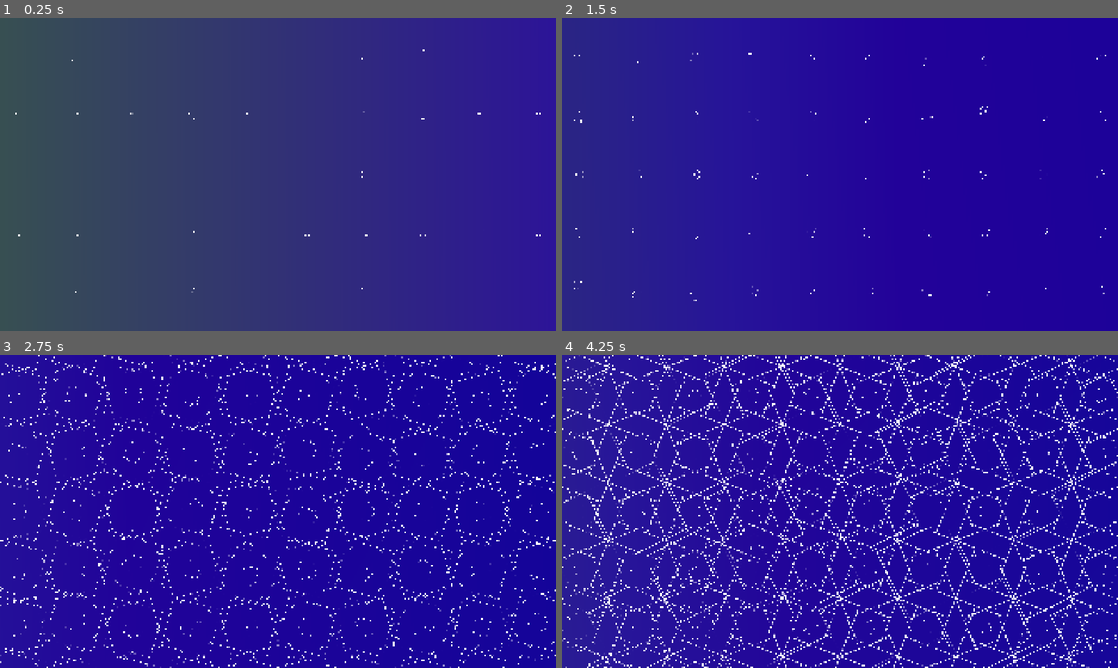
Above: before the commit, frames 1-4 (two rows, left to right).
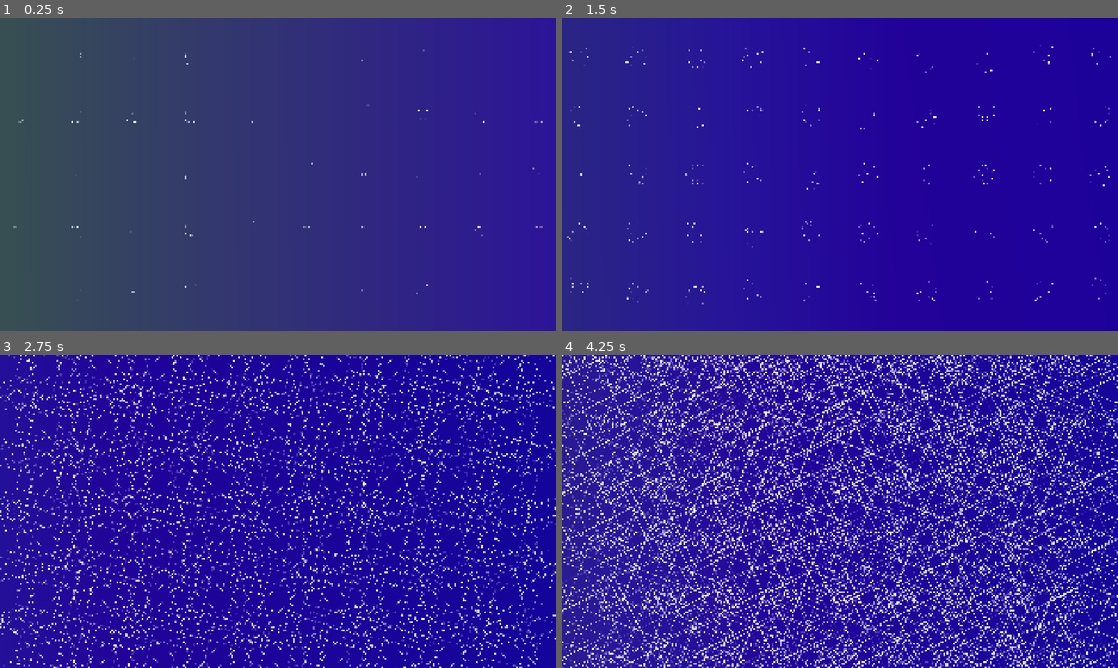
Above: after the commit, the same moments.

Repository: Juju-brz/GDVJ
Game: Godot game, scene res://templates/01_Superpositions_géométriques.tscn
Same seed, same stepped clock (60 frames per second), same inputs: the game is played once before the commit and once after it. The project has no main scene, so this scene is started directly.
Inputs (mouse positions are in pixels of both pictures, inside the frame that each line leads up to):
- Up to frame 1 (0.25 s): no input
- Up to frame 2 (1.5 s): tap Enter at 0.5 s; move the mouse to (962, 158) at 0.52 s; move the mouse to (728, 190) at 1.27 s
- Up to frame 3 (2.75 s): move the mouse to (333, 442) at 2.02 s
- Up to frame 4 (4.25 s): move the mouse to (812, 574) at 2.77 s; move the mouse to (1006, 558) at 3.52 s

The runs differ from the first frame. In frame 1, 0.2% of the frame differs, in the area x 2-98%, y 10-89%; in frame 2, 0.7%; in frame 3, 14%; in frame 4, 31%, in the area x 0-100%, y 0-100%.

Commit message:
Adding Shapes

Diff:
--- a/Svg/Circle.svg
+++ /dev/null
@@ -1,49 +0,0 @@
-<?xml version="1.0" encoding="UTF-8" standalone="no"?>
-<!-- Created with Inkscape (http://www.inkscape.org/) -->
-
-<svg
-   width="114.55133mm"
-   height="114.55133mm"
-   viewBox="0 0 114.55133 114.55133"
-   version="1.1"
-   id="svg1"
-   inkscape:version="1.4.2 (ebf0e940d0, 2025-05-08)"
-   sodipodi:docname="Circle.svg"
-   xmlns:inkscape="http://www.inkscape.org/namespaces/inkscape"
-   xmlns:sodipodi="http://sodipodi.sourceforge.net/DTD/sodipodi-0.dtd"
-   xmlns="http://www.w3.org/2000/svg"
-   xmlns:svg="http://www.w3.org/2000/svg">
-  <sodipodi:namedview
-     id="namedview1"
-     pagecolor="#ffffff"
-     bordercolor="#000000"
-     borderopacity="0.25"
-     inkscape:showpageshadow="2"
-     inkscape:pageopacity="0.0"
-     inkscape:pagecheckerboard="0"
-     inkscape:deskcolor="#d1d1d1"
-     inkscape:document-units="mm"
-     inkscape:zoom="0.702883"
-     inkscape:cx="189.22068"
-     inkscape:cy="135.86899"
-     inkscape:window-width="1920"
-     inkscape:window-height="992"
-     inkscape:window-x="0"
-     inkscape:window-y="0"
-     inkscape:window-maximized="1"
-     inkscape:current-layer="layer1" />
-  <defs
-     id="defs1" />
-  <g
-     inkscape:label="Layer 1"
-     inkscape:groupmode="layer"
-     id="layer1"
-     transform="translate(-54.926506,-81.662796)">
-    <circle
-       style="fill:none;stroke:#000000;stroke-width:2;stroke-linecap:round;stroke-opacity:1;paint-order:stroke fill markers"
-       id="path1-0-3-3-5-5-4-7"
-       cx="112.20217"
-       cy="138.93846"
-       r="56.275665" />
-  </g>
-</svg>
--- a/Svg/Square.svg
+++ /dev/null
@@ -1,51 +0,0 @@
-<?xml version="1.0" encoding="UTF-8" standalone="no"?>
-<!-- Created with Inkscape (http://www.inkscape.org/) -->
-
-<svg
-   width="125.08696mm"
-   height="125.08696mm"
-   viewBox="0 0 125.08696 125.08696"
-   version="1.1"
-   id="svg1"
-   sodipodi:docname="Square.svg"
-   inkscape:version="1.4.2 (ebf0e940d0, 2025-05-08)"
-   xmlns:inkscape="http://www.inkscape.org/namespaces/inkscape"
-   xmlns:sodipodi="http://sodipodi.sourceforge.net/DTD/sodipodi-0.dtd"
-   xmlns="http://www.w3.org/2000/svg"
-   xmlns:svg="http://www.w3.org/2000/svg">
-  <sodipodi:namedview
-     id="namedview1"
-     pagecolor="#ffffff"
-     bordercolor="#000000"
-     borderopacity="0.25"
-     inkscape:showpageshadow="2"
-     inkscape:pageopacity="0.0"
-     inkscape:pagecheckerboard="0"
-     inkscape:deskcolor="#d1d1d1"
-     inkscape:document-units="mm"
-     inkscape:zoom="0.73"
-     inkscape:cx="234.24658"
-     inkscape:cy="114.38356"
-     inkscape:window-width="1920"
-     inkscape:window-height="992"
-     inkscape:window-x="0"
-     inkscape:window-y="0"
-     inkscape:window-maximized="1"
-     inkscape:current-layer="layer1" />
-  <defs
-     id="defs1" />
-  <g
-     inkscape:label="Layer 1"
-     inkscape:groupmode="layer"
-     id="layer1"
-     transform="translate(-42.717392,-68.934784)">
-    <rect
-       style="fill:none;stroke:#000000;stroke-width:3;stroke-linecap:round;stroke-opacity:1;paint-order:stroke fill markers"
-       id="rect1"
-       width="122.08696"
-       height="122.08696"
-       x="44.217392"
-       y="70.434784"
-       ry="0.0098185223" />
-  </g>
-</svg>
--- a/Svg/Squarewhite-01.svg
+++ /dev/null
@@ -1 +0,0 @@
-<?xml version="1.0" encoding="UTF-8"?><svg id="Layer_1" xmlns="http://www.w3.org/2000/svg" width="100" height="100" viewBox="0 0 100 100"><rect x="21.56" y="21.56" width="56.89" height="56.89" style="fill:none; stroke:#fff; stroke-miterlimit:10; stroke-width:.5px;"/></svg>
--- a/Svg/Squarewhite.svg
+++ /dev/null
@@ -1 +0,0 @@
-<?xml version="1.0" encoding="UTF-8"?><svg id="Layer_1" xmlns="http://www.w3.org/2000/svg" width="227.3" height="227.3" viewBox="0 0 227.3 227.3"><rect x="1.33" y="1.33" width="224.64" height="224.64" style="fill:none; stroke:#fff; stroke-miterlimit:10; stroke-width:2.66px;"/></svg>
--- a/Svg/Squarewhite2.svg
+++ /dev/null
@@ -1 +0,0 @@
-<?xml version="1.0" encoding="UTF-8"?><svg id="Layer_1" xmlns="http://www.w3.org/2000/svg" width="380.53" height="380.53" viewBox="0 0 380.53 380.53"><rect x="1" y="1" width="378.53" height="378.53" style="fill:none; stroke:#fff; stroke-miterlimit:10; stroke-width:2px;"/></svg>
--- a/Svg/Test01-01.svg
+++ /dev/null
@@ -1 +0,0 @@
-<?xml version="1.0" encoding="UTF-8"?><svg id="Layer_1" xmlns="http://www.w3.org/2000/svg" width="100" height="100" viewBox="0 0 100 100"><defs><style>.cls-1{fill:#fff;stroke:#1d1d1b;stroke-miterlimit:10;}</style></defs><polyline class="cls-1" points="10.89 59.32 29.26 20.28 50.56 61.2 72.27 25.5 92 55.14"/></svg>
--- a/Svg/triangle.svg
+++ /dev/null
@@ -1,60 +0,0 @@
-<?xml version="1.0" encoding="UTF-8" standalone="no"?>
-<!-- Created with Inkscape (http://www.inkscape.org/) -->
-
-<svg
-   width="127.86652mm"
-   height="110.73566mm"
-   viewBox="0 0 127.86652 110.73566"
-   version="1.1"
-   id="svg1"
-   inkscape:version="1.4.2 (f4327f4, 2025-05-13)"
-   sodipodi:docname="triangle.svg"
-   xmlns:inkscape="http://www.inkscape.org/namespaces/inkscape"
-   xmlns:sodipodi="http://sodipodi.sourceforge.net/DTD/sodipodi-0.dtd"
-   xmlns="http://www.w3.org/2000/svg"
-   xmlns:svg="http://www.w3.org/2000/svg">
-  <sodipodi:namedview
-     id="namedview1"
-     pagecolor="#ffffff"
-     bordercolor="#000000"
-     borderopacity="0.25"
-     inkscape:showpageshadow="2"
-     inkscape:pageopacity="0.0"
-     inkscape:pagecheckerboard="0"
-     inkscape:deskcolor="#d1d1d1"
-     inkscape:document-units="mm"
-     inkscape:zoom="1.0093364"
-     inkscape:cx="243.22911"
-     inkscape:cy="317.53536"
-     inkscape:window-width="2560"
-     inkscape:window-height="1351"
-     inkscape:window-x="-9"
-     inkscape:window-y="-9"
-     inkscape:window-maximized="1"
-     inkscape:current-layer="layer1" />
-  <defs
-     id="defs1" />
-  <g
-     inkscape:label="Layer 1"
-     inkscape:groupmode="layer"
-     id="layer1"
-     transform="translate(-40.658975,-64.584004)">
-    <path
-       sodipodi:type="star"
-       style="fill:none;fill-opacity:0.971483;stroke:#000000;stroke-width:3;stroke-opacity:1"
-       id="path1"
-       inkscape:flatsided="false"
-       sodipodi:sides="3"
-       sodipodi:cx="33.291264"
-       sodipodi:cy="118.48544"
-       sodipodi:r1="70.823769"
-       sodipodi:r2="35.411884"
-       sodipodi:arg1="2.6179939"
-       sodipodi:arg2="3.6651914"
-       inkscape:rounded="0"
-       inkscape:randomized="0"
-       d="M -28.04392,153.89733 2.6236717,100.7795 33.291265,47.661674 63.958854,100.7795 l 30.667592,53.11783 -61.335181,0 z"
-       inkscape:transform-center-y="-17.705943"
-       transform="translate(71.300971,19.92233)" />
-  </g>
-</svg>
--- a/UI/UI.tscn
+++ b/UI/UI.tscn
@@ -53,7 +53,6 @@
 oversampling_override = 1.0
 title = "Open a File"
 initial_position = 1
-visible = true
 file_mode = 0
 access = 2
 filters = PackedStringArray("*.png", "*.svg")
--- a/templates/01_Superpositions_géométriques.tscn
+++ b/templates/01_Superpositions_géométriques.tscn
@@ -3,7 +3,7 @@
 [ext_resource type="PackedScene" uid="uid://bp8w6tlng3j86" path="res://baseScene.tscn" id="1_qwknm"]
 [ext_resource type="Script" uid="uid://c4hfbx71iow0l" path="res://templates/01_Superpositions_Géometriques_MainScript.gd" id="1_um0o5"]
 [ext_resource type="Shader" uid="uid://b0jcj53b5croi" path="res://templates/persianPattern.gdshader" id="2_dlh1b"]
-[ext_resource type="Texture2D" uid="uid://ccad0eu6urbi4" path="res://Svg/Squarewhite2.svg" id="3_qwknm"]
+[ext_resource type="Texture2D" uid="uid://bbgu6clrixshr" path="res://Shapes/Pattern-Square.png" id="3_dlh1b"]
 [ext_resource type="PackedScene" uid="uid://cgw5hdy3h13ff" path="res://UI/UI.tscn" id="5_dlh1b"]
 
 [sub_resource type="ShaderMaterial" id="ShaderMaterial_m48li"]
@@ -32,8 +32,8 @@
 [node name="Square" parent="." index="1"]
 z_index = 2
 position = Vector2(1023, 499)
-scale = Vector2(1, 1)
-texture = ExtResource("3_qwknm")
+scale = Vector2(0.2955854, 0.2955852)
+texture = ExtResource("3_dlh1b")
 
 [node name="ColorRect2" type="ColorRect" parent="." index="2"]
 z_index = 1
Binary file added: Shapes/Pattern-Hexagon.png
Not shown, changed: Shapes/Pattern-Hexagon.png.import
Binary file added: Shapes/Pattern-Square.png
Not shown, changed: Shapes/Pattern-Square.png.import
Binary file added: Shapes/Pattern-Square_rounded.png
Not shown, changed: Shapes/Pattern-Square_rounded.png.import
Binary file added: Shapes/Pattern-Triangle.png
Not shown, changed: Shapes/Pattern-Triangle.png.import
Binary file added: Shapes/Pattern_3DCube.png
Not shown, changed: Shapes/Pattern_3DCube.png.import
Binary file added: Shapes/Pattern_4Side_Star.png
Not shown, added: Shapes/Pattern_4Side_Star.png.import
(and 18 more such lines)
